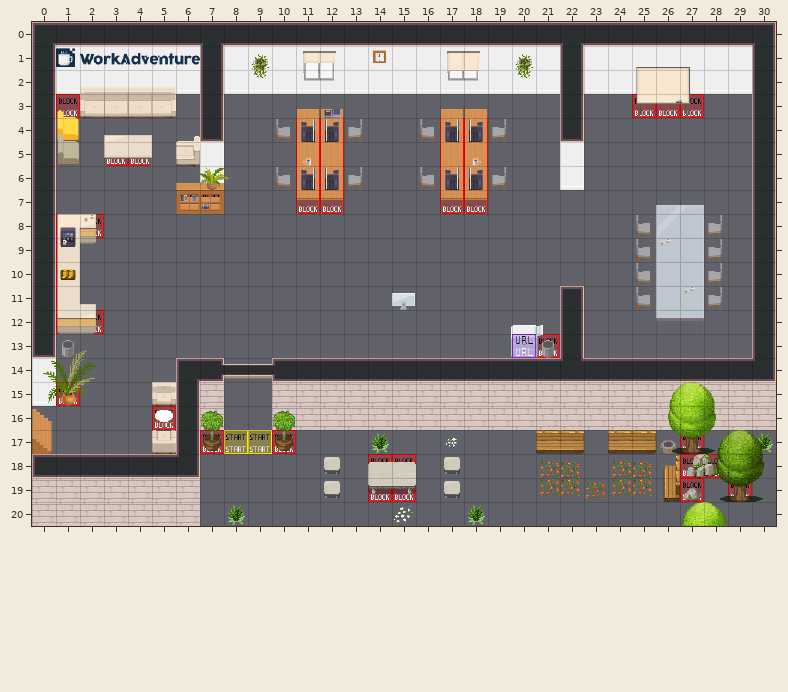
Two states of a Tiled map (JSON), office2.tmj. This is how it looked before the edit.
Cells are 32x32 px. Shown: x 0..30, y 0..20.
After:
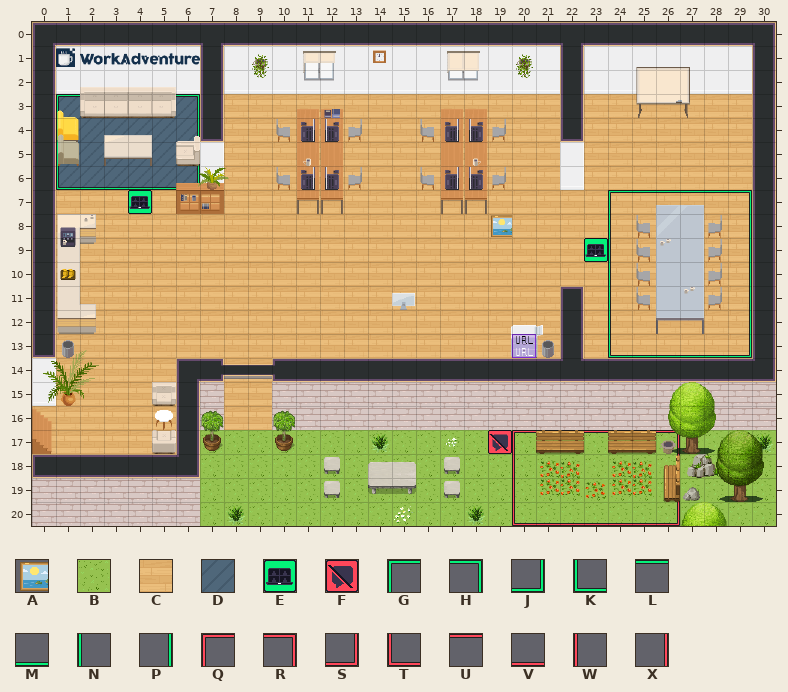
Key: from "WA_Decoration": A 0; from "WA_Exterior": B 628; from "WA_Room_Builder": C 350, D 360; from "WA_User_Interface": E 21, F 60, G 161, H 162, J 163, K 164, L 165, M 166, N 167, P 168, Q 239, R 240, S 241, T 242, U 243, V 244, W 245, X 246.
_ is an empty cell, . an unchanged one.
Tiles of an added or newly shown layer are drawn over the layers below it.
Diff:
--- layer "floor/floor1" (now shown)
@@ x 0..30 @@
- 3 ._...._.______________._______.
- 4 .______.______________._______.
- 5 ._____..______________._______.
- 6 .______.______________._______.
- 7 ._____________________________.
- 8 ._________________________..__.
- 9 ._________________________..__.
-10 ._________________________..__.
-11 ._____________________.___..__.
-12 ._____________________._______.
-13 .___________________._._______.
-14 ._____..__.....................
-15 .____...__.....................
-16 ______..__.....................
-17 ______.________________________
-18 .......______________________._
-19 .......________________________
-20 .......________________________
+ 3 .D....D.CCCCCCCCCCCCCC.CCCCCCC.
+ 4 .DDDDDD.CCCCCCCCCCCCCC.CCCCCCC.
+ 5 .DDDDD..CCCCCCCCCCCCCC.CCCCCCC.
+ 6 .DDDDDD.CCCCCCCCCCCCCC.CCCCCCC.
+ 7 .CCCCCCCCCCCCCCCCCCCCCCCCCCCCC.
+ 8 .CCCCCCCCCCCCCCCCCCCCCCCCC..CC.
+ 9 .CCCCCCCCCCCCCCCCCCCCCCCCC..CC.
+10 .CCCCCCCCCCCCCCCCCCCCCCCCC..CC.
+11 .CCCCCCCCCCCCCCCCCCCCC.CCC..CC.
+12 .CCCCCCCCCCCCCCCCCCCCC.CCCCCCC.
+13 .CCCCCCCCCCCCCCCCCCC.C.CCCCCCC.
+14 .CCCCC..CC.....................
+15 .CCCC...CC.....................
+16 CCCCCC..CC.....................
+17 CCCCCC.BBBBBBBBBBBBBBBBBBBBBBBB
+18 .......BBBBBBBBBBBBBBBBBBBBBB.B
+19 .......BBBBBBBBBBBBBBBBBBBBBBBB
+20 .......BBBBBBBBBBBBBBBBBBBBBBBB
--- layer "floor/floor2" (now shown)
@@ x 1..29 @@
- 3 _...._.......................
- 4 _...._.......................
- 5 _............................
- 6 ______.......................
- 7 ..._...................______
- 8 ......................._...._
- 9 ......................__...._
-10 ......................._...._
-11 ......................._...._
-12 ......................._...._
-13 .......................______
+ 3 G....H.......................
+ 4 N....P.......................
+ 5 N............................
+ 6 KMMMMJ.......................
+ 7 ...E...................GLLLLH
+ 8 .......................N....P
+ 9 ......................EN....P
+10 .......................N....P
+11 .......................N....P
+12 .......................N....P
+13 .......................KMMMMJ
@@ x 19..26 @@
-17 ________
-18 ._....._
-19 ._....._
-20 ._______
+17 FQUUUUUR
+18 .W.....X
+19 .W.....X
+20 .TVVVVVS
--- layer "url/Tile Layer 12"
@@ x 19..19 @@
- 8 _
+ 8 A
Pixel boxes of the changes (left, top, right, bottom) in both pictures:
added: (32, 94, 776, 526)
